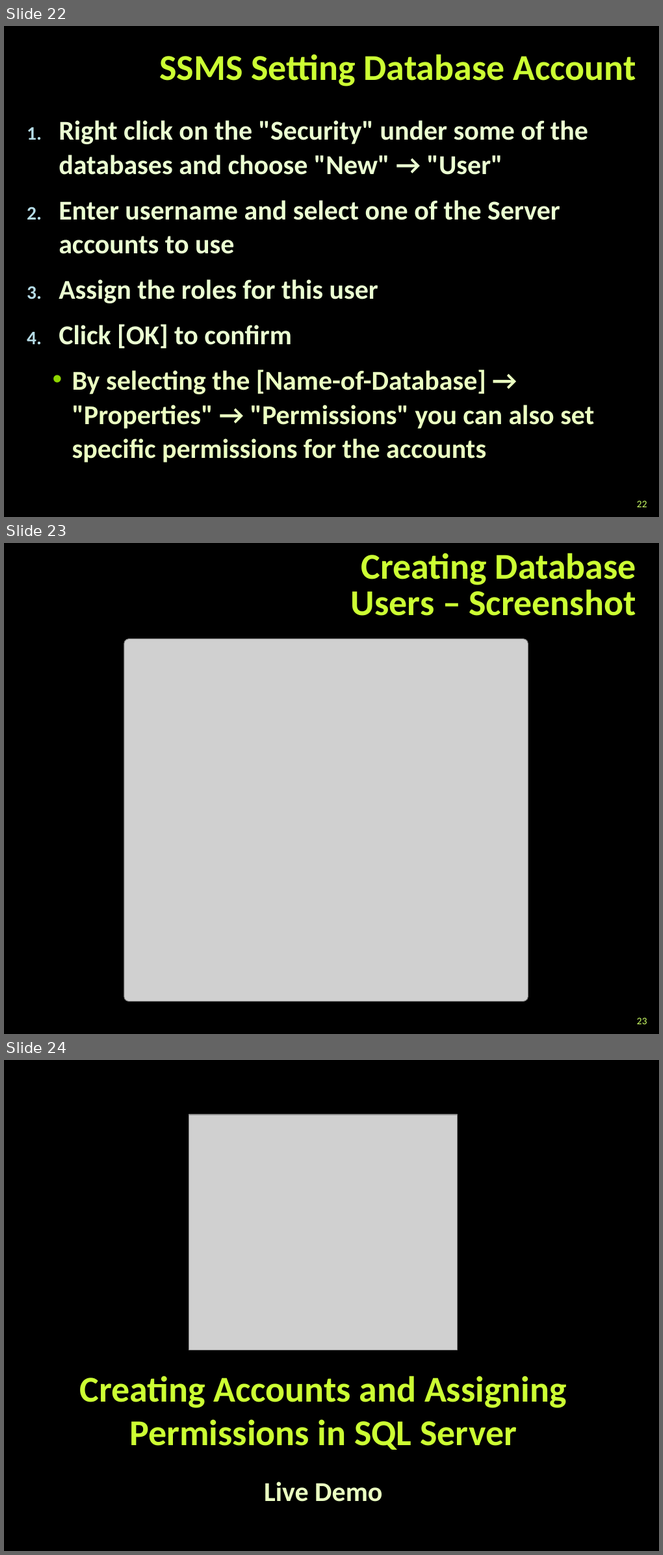
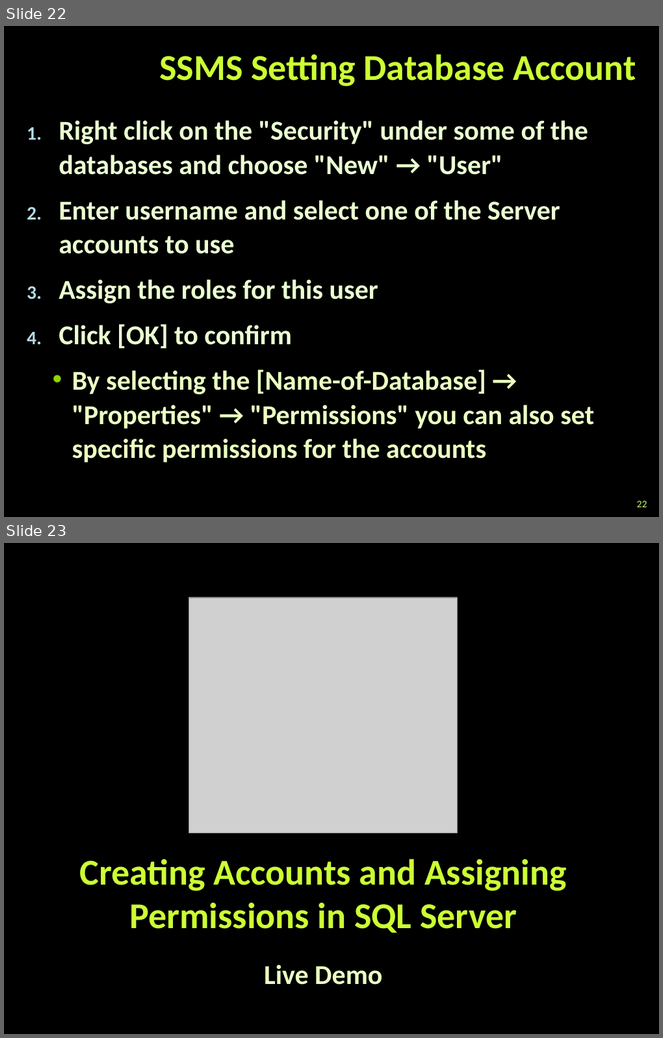
Before and after one commit to martin-nikolov/Telerik-Academy, a slide deck: Databases/02. Introduction to SQL Server and MySQL/Introduction-to-MS-SQL-Server-and-MySQL.pptx. Shown one above the other, each under a label of ours: slides 22, 23 and 24 before the commit, slides 22 and 23 after it. The pictures are 663x1555 and 663x1038 pixels, drawn with LibreOffice and Linux fonts; fonts in the diff are those of the drawing; grey boxes stand for pictures; background and template pictures are left out. Boxes give left, top, right and bottom in pixels: in the first picture for what was removed or moved away, otherwise in the second. Text is boxed around its words. In the diff, an @@ line names an element or a change of style, - is before the commit and + after.

Commit message:
Databases HW -U

```diff
--- a/Databases/02. Introduction to SQL Server and MySQL/Introduction-to-MS-SQL-Server-and-MySQL.pptx
+++ b/Databases/02. Introduction to SQL Server and MySQL/Introduction-to-MS-SQL-Server-and-MySQL.pptx
@@ slide 23 removed at [4,543,659,1034], background picture (left out) @@
@@ title removed at [351,553,636,616] @@
-Creating Database Users – Screenshot
@@ picture removed at [124,639,528,1002] @@
@@ page number removed at [637,1018,648,1025] @@
-23
@@ what was slide 24 is now slide 23 @@
```
Also in this commit, not shown: 4 slides changed, 3 other files.
